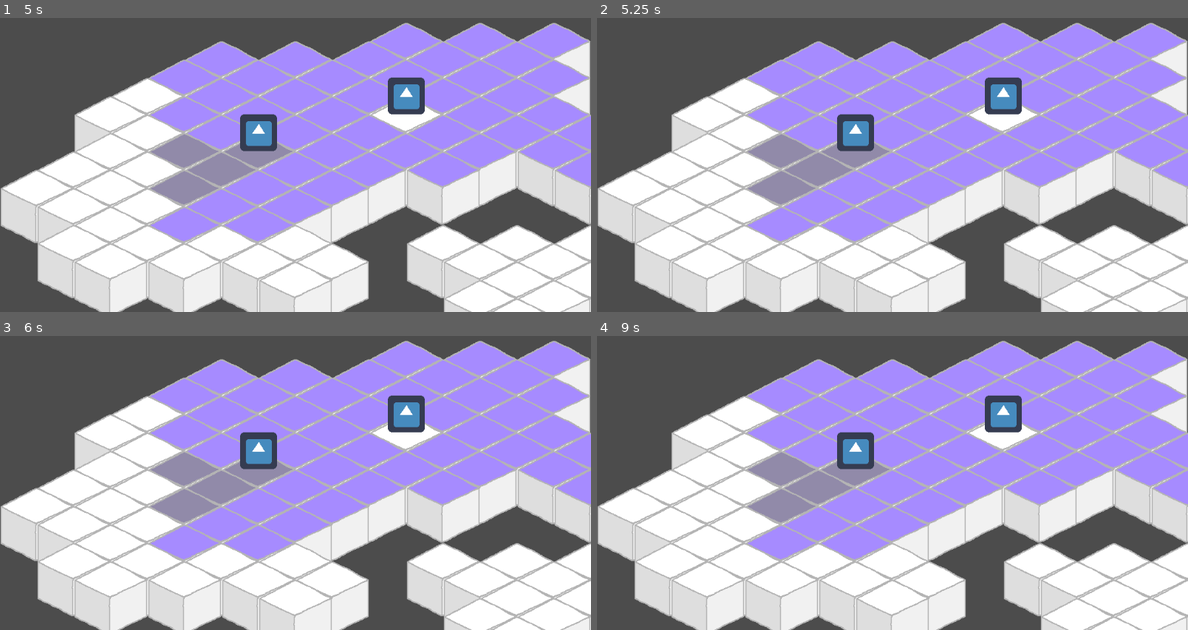
Above: before the commit, frames 1-4 (two rows, left to right).
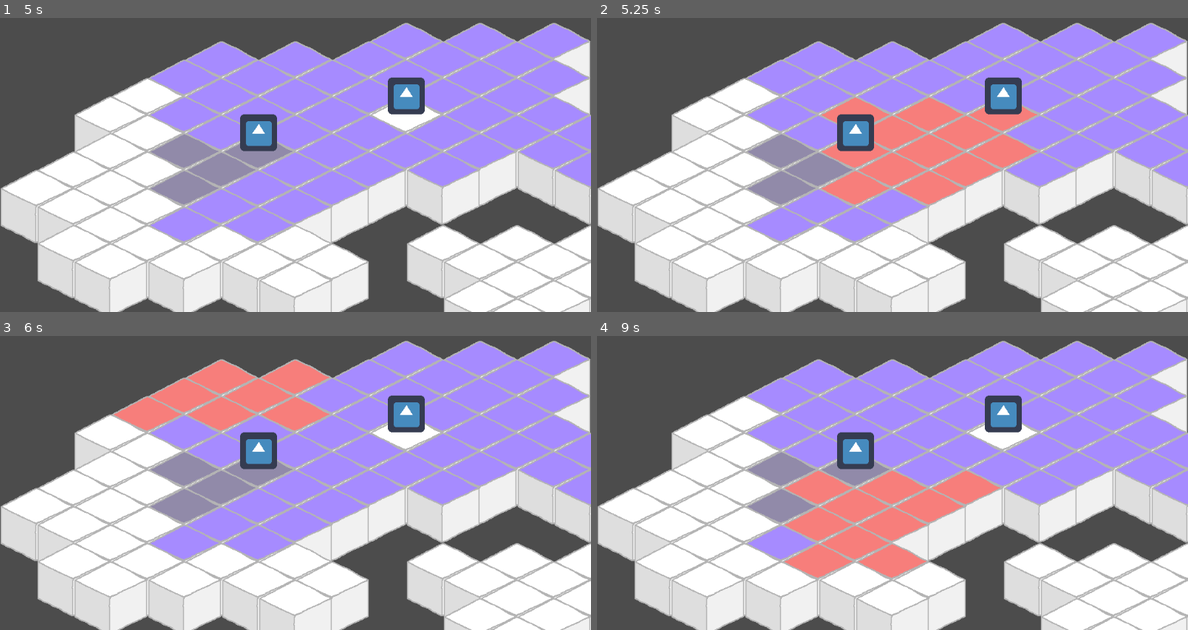
Above: after the commit, the same moments.

Repository: Juanxpeke/GD-GO2022
Game: Godot game, scene res://Tests/TileMapTest.tscn
The game is run twice, just before and just after one commit, with the same random seed, the same clock (stepped at 60 frames per second) and the same inputs. The engine's default icon, where the game draws it, is replaced by a stand-in: a white triangle on a blue panel in a dark square.
Inputs (mouse positions are in pixels of both pictures, inside the frame that each line leads up to):
- Up to frame 1 (5 s): tap Enter at 0.5, 3.5 s; move the mouse to (425, 120) at 0.52 s; press the mouse at (425, 120) at 0.53 s; hold D (move_right) 0.53-1.28 s; move the mouse to (177, 156) at 1.27 s; release the mouse at (177, 156) at 1.28 s; hold S (move_down) 1.28-2.03 s; click (177, 156) at 1.35 s; move the mouse to (354, 65) at 2.02 s; press the mouse at (354, 65) at 2.03 s; hold D (move_right) 2.03-2.78 s; tap Space at 2.75 s; move the mouse to (265, 209) at 2.77 s; release the mouse at (265, 209) at 2.78 s; hold W (move_up) 2.78-3.53 s; click (265, 209) at 2.85 s; move the mouse to (472, 191) at 3.52 s; press the mouse at (472, 191) at 3.53 s; hold A (move_left) from 3.53 s (still down); tap Escape (ui_cancel) at 4.15 s; move the mouse to (118, 88) at 4.27 s; release the mouse at (118, 88) at 4.28 s; click (118, 88) at 4.35 s
- Up to frame 2 (5.25 s): tap Space at 5 s; move the mouse to (922, 138) at 5.02 s; release A (move_left) at 5.03 s; press the mouse at (922, 138) at 5.03 s; hold S (move_down) from 5.03 s (still down)
- Up to frame 3 (6 s): tap Enter at 5.75 s; move the mouse to (206, 371) at 5.77 s; release S (move_down) at 5.78 s; release the mouse at (206, 371) at 5.78 s; hold D (move_right) from 5.78 s (still down); click (206, 371) at 5.85 s
- Up to frame 4 (9 s): tap Space at 6.5 s; move the mouse to (1022, 438) at 6.52 s; release D (move_right) at 6.53 s; press the mouse at (1022, 438) at 6.53 s; hold W (move_up) 6.53-7.28 s; move the mouse to (774, 474) at 7.27 s; release the mouse at (774, 474) at 7.28 s; hold D (move_right) 7.28-8.03 s; click (774, 474) at 7.35 s; move the mouse to (951, 383) at 8.02 s; press the mouse at (951, 383) at 8.03 s; hold S (move_down) 8.03-8.78 s; move the mouse to (862, 527) at 8.77 s; release the mouse at (862, 527) at 8.78 s; hold A (move_left) from 8.78 s (still down); click (862, 527) at 8.85 s

Frame 1 is identical in both runs. In frame 2, 7.4% of the frame differs, in the area x 38-75%, y 27-64%; in frame 3, 4.8%; in frame 4, 6.9%.

Commit message:
Added spell area effect tiles

Diff:
--- a/Assets/Tilesets/DrawnTileset/DrawnTileset.tres
+++ b/Assets/Tilesets/DrawnTileset/DrawnTileset.tres
@@ -1,9 +1,10 @@
-[gd_resource type="TileSet" load_steps=5 format=2]
+[gd_resource type="TileSet" load_steps=6 format=2]
 
 [ext_resource path="res://Assets/Tilesets/DrawnTileset/Tiles/ground_tile.png" type="Texture" id=1]
 [ext_resource path="res://Assets/Tilesets/DrawnTileset/Tiles/movement_tile.png" type="Texture" id=2]
 [ext_resource path="res://Assets/Tilesets/DrawnTileset/Tiles/spell_range_tile.png" type="Texture" id=3]
 [ext_resource path="res://Assets/Tilesets/DrawnTileset/Tiles/spell_range_blocked_tile.png" type="Texture" id=4]
+[ext_resource path="res://Assets/Tilesets/DrawnTileset/Tiles/spell_area_tile.png" type="Texture" id=5]
 
 [resource]
 0/name = "ground_tile.png 0"
@@ -62,3 +63,17 @@
 3/shape_one_way_margin = 0.0
 3/shapes = [  ]
 3/z_index = 0
+4/name = "spell_area_tile.png 4"
+4/texture = ExtResource( 5 )
+4/tex_offset = Vector2( 0, 0 )
+4/modulate = Color( 1, 1, 1, 1 )
+4/region = Rect2( 0, 0, 128, 64 )
+4/tile_mode = 0
+4/occluder_offset = Vector2( 0, 0 )
+4/navigation_offset = Vector2( 0, 0 )
+4/shape_offset = Vector2( 0, 0 )
+4/shape_transform = Transform2D( 1, 0, 0, 1, 0, 0 )
+4/shape_one_way = false
+4/shape_one_way_margin = 0.0
+4/shapes = [  ]
+4/z_index = 0
--- a/Tests/Game.gd
+++ b/Tests/Game.gd
@@ -13,20 +13,31 @@
 
 var spell_active := false
 
+var spell : Spell
+
+func _ready():
+	spell = spell_packed_scene.instance()
+
 func _process(delta):
 	var target_cell := board.get_cell_origin(get_viewport().get_mouse_position())
 
 	if target_cell != last_cell:
 		last_cell = target_cell
-		board.hide_movement_path()
+		if not spell_active:
+			board.hide_movement_path()
+		else:
+			board.hide_spell_area_cells()
 
 		var cells_path := board.get_cells_path(player.global_position, target_cell)
 
-		if cells_path.size() > 0 and cells_path.size() - 1 <= player_movement_points and walking_path.size() == 0:
+		if cells_path.size() > 0 and cells_path.size() - 1 <= player_movement_points and \
+		walking_path.size() == 0 and not spell_active:
 			movement_path = cells_path.slice(1, cells_path.size() - 1)
 			board.show_movement_path(movement_path)
 		else:
 			movement_path = []
+			if spell_active:
+				board.show_spell_area_cells(spell, target_cell)
 
 	if walking_path.size() > 0:
 		walk(delta)
@@ -49,9 +60,9 @@
 
 	if event.is_action_pressed("ui_cancel"):
 		if not spell_active:
-			var spell = spell_packed_scene.instance()
-			board.show_spell_cells(spell, player.global_position)
+			board.show_spell_range_cells(spell, player.global_position)
 			spell_active = true
 		else:
-			board.hide_spell_cells()
+			board.hide_spell_range_cells()
+			board.hide_spell_area_cells()
 			spell_active = false
--- a/Tests/Spells/Granade.gd
+++ b/Tests/Spells/Granade.gd
@@ -1,7 +1,7 @@
 extends Spell
 
 # Gets the range cells of the spell in a given range index.
-func get_range_cells(range_index : int) -> Array:
+func get_index_range_cells(range_index : int) -> Array:
 	assert(range_index >= 0, "Error: Spell range index must be equal or greater than 0.")
 	if range_index == 0:
 		return []
@@ -16,3 +16,20 @@
 		for i in range_index + 1:
 			range_cells.append(Vector2(i - range_index, i))
 		return range_cells
+
+# Gets the effect area cells of the spell.
+func get_area_cells(origin_coord := Vector2(0, 0)) -> Array:
+	var area_cells := []
+
+	for j in range(1, 3):
+		for i in j:
+			area_cells.append(Vector2(i, j - i) + origin_coord)
+		for i in j:
+			area_cells.append(Vector2(j - i, -i) + origin_coord)
+		for i in j:
+			area_cells.append(Vector2(-i, i - j) + origin_coord)
+		for i in j:
+			area_cells.append(Vector2(i - j, i) + origin_coord)
+
+	area_cells.append(Vector2(0, 0) + origin_coord)
+	return area_cells
--- a/Tests/Spells/Spell.gd
+++ b/Tests/Spells/Spell.gd
@@ -12,7 +12,7 @@
 	pass # Replace with function body.
 
 # Gets the range cells of the spell in a given range index.
-func get_range_cells(range_index : int) -> Array:
+func get_index_range_cells(range_index : int) -> Array:
 	assert(range_index >= 0, "Error: Spell range index must be equal or greater than 0.")
 	if range_index == 0:
 		return []
@@ -23,9 +23,15 @@
 				Vector2(0, -range_index)]
 
 # Gets all the range cells of the spell.
-func get_cells(origin_coord := Vector2(0, 0)) -> Array:
-	var spell_cells := []
+func get_range_cells(origin_coord := Vector2(0, 0)) -> Array:
+	var range_cells := []
 	for range_index in spell_range + 1:
-		for cell_coord in get_range_cells(range_index):
-			spell_cells.append(cell_coord + origin_coord)
-	return spell_cells
+		for cell_coord in get_index_range_cells(range_index):
+			range_cells.append(cell_coord + origin_coord)
+	return range_cells
+
+# Gets the effect area cells of the spell.
+func get_area_cells(origin_coord := Vector2(0, 0)) -> Array:
+	var area_cells := []
+	area_cells.append(Vector2(0, 0) + origin_coord)
+	return area_cells
--- a/Tests/TileMap.gd
+++ b/Tests/TileMap.gd
@@ -15,8 +15,9 @@
 			SPELL_RANGE_BLOCKED_TILE,
 			SPELL_AREA_TILE}
 
-onready var movement_board := $MovementBoard
-onready var spells_board := $SpellsBoard
+onready var movement_board : TileMap = $MovementBoard
+onready var spells_board : TileMap = $SpellsBoard
+onready var spells_area_board : TileMap = $SpellsAreaBoard
 
 onready var enemy := $Enemy # debug
 
@@ -208,18 +209,11 @@
 		var cell_coord := get_cell_coord(cell_origin)
 		movement_board.set_cellv(cell_coord, Tiles.MOVEMENT_TILE)
 
-# Shows the movement path following a cells array. It can also use a cache,
-# because if the path is A, then, the path to some cell inside A should also
-# be the optimum path.
-func show_line(cells_path : Array) -> void:
-	for cell_origin in cells_path:
-		movement_board.set_cellv(cell_origin, Tiles.MOVEMENT_TILE)
-
-
-func show_spell_cells(spell : Spell, origin : Vector2) -> void:
+
+func show_spell_range_cells(spell : Spell, origin : Vector2) -> void:
 	var origin_coord := get_cell_coord(origin)
 	var used_cells := get_used_cells()
-	var spell_cells := spell.get_cells(origin_coord)
+	var spell_cells := spell.get_range_cells(origin_coord)
 
 	for spell_cell_coord in spell_cells:
 		if spell_cell_coord in used_cells:
@@ -236,9 +230,24 @@
 				spells_board.set_cellv(spell_cell_coord, Tiles.SPELL_RANGE_TILE)
 
 
-func hide_spell_cells() -> void:
+func show_spell_area_cells(spell : Spell, origin : Vector2) -> void:
+	var origin_coord := get_cell_coord(origin)
+
+	if spells_board.get_cellv(origin_coord) != Tiles.SPELL_RANGE_TILE:
+		return
+
+	var used_cells := get_used_cells()
+	var spell_area_cells := spell.get_area_cells(origin_coord)
+
+	for spell_cell_coord in spell_area_cells:
+		if spell_cell_coord in used_cells:
+			spells_area_board.set_cellv(spell_cell_coord, Tiles.SPELL_AREA_TILE)
+
+func hide_spell_range_cells() -> void:
 	spells_board.clear()
 
+func hide_spell_area_cells() -> void:
+	spells_area_board.clear()
 
 func hide_movement_path() -> void:
 	movement_board.clear()
--- a/Tests/TileMapTest.tscn
+++ b/Tests/TileMapTest.tscn
@@ -38,6 +38,12 @@
 cell_size = Vector2( 128, 64 )
 format = 1
 
+[node name="SpellsAreaBoard" type="TileMap" parent="GameBoard"]
+mode = 1
+tile_set = ExtResource( 1 )
+cell_size = Vector2( 128, 64 )
+format = 1
+
 [node name="Player" type="AnimatedSprite" parent="GameBoard"]
 position = Vector2( 320, 352 )
 frames = SubResource( 1 )
Binary file added: Assets/Tilesets/DrawnTileset/Tiles/spell_area_tile.png
Not shown, added: Assets/Tilesets/DrawnTileset/Tiles/spell_area_tile.png.import
